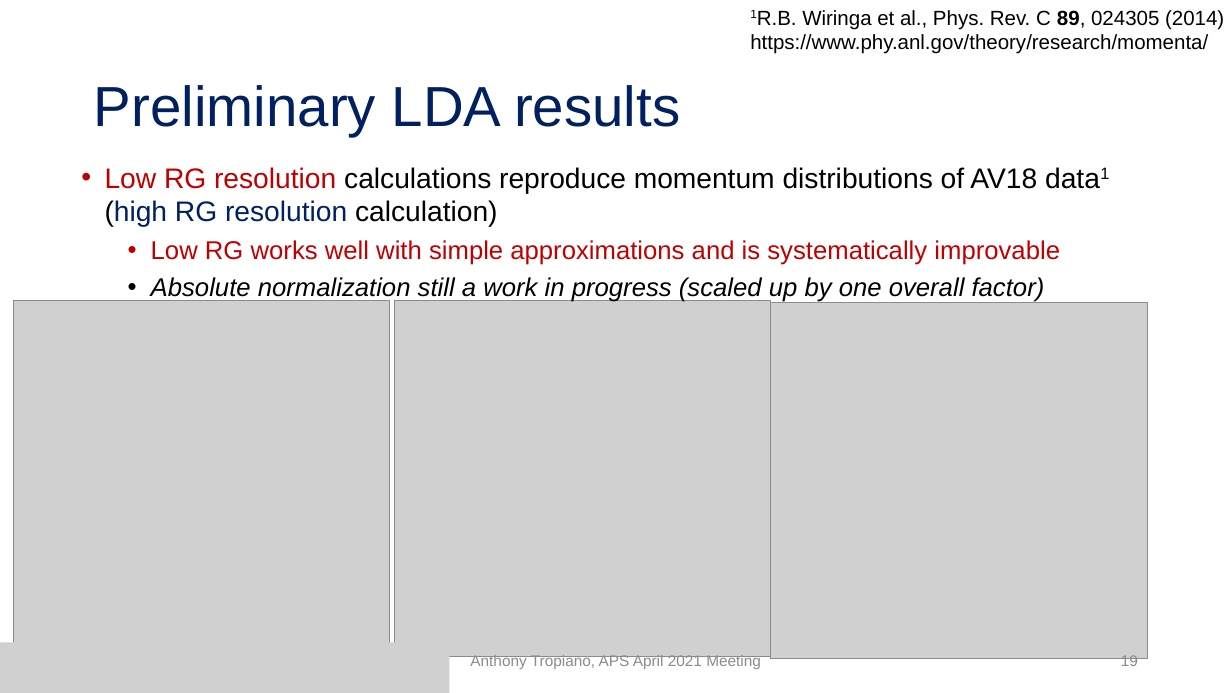
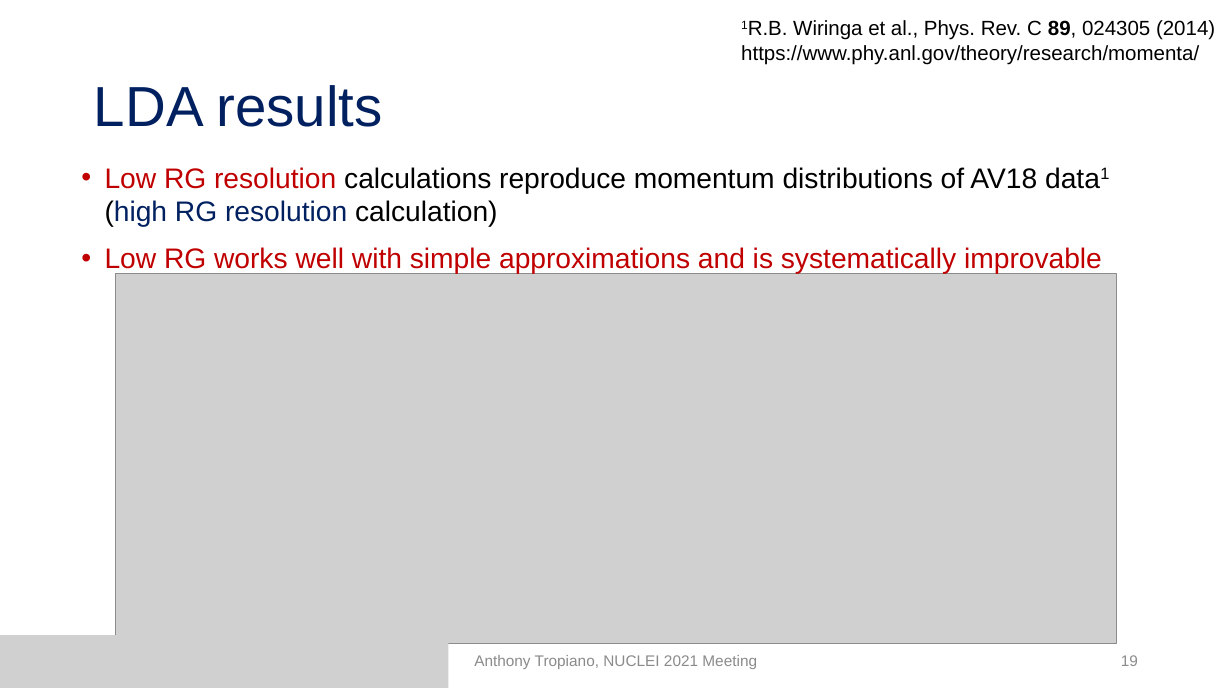
Before and after one commit to tropiano4/tropiano-srg, a slide deck: slide 19 of Presentations/NUCLEI_June2021/tropiano_nuclei_june2021.pptx. Drawn at 1232x693 pixels with LibreOffice and Linux fonts; fonts in the diff are those of the drawing; grey boxes stand for pictures. Boxes give left, top, right and bottom in pixels: in the first picture for what was removed or moved away, otherwise in the second. Text is boxed around its words. In the diff, an @@ line names an element or a change of style, - is before the commit and + after.

```diff
--- a/Presentations/NUCLEI_June2021/tropiano_nuclei_june2021.pptx
+++ b/Presentations/NUCLEI_June2021/tropiano_nuclei_june2021.pptx
@@ text "1R.B. Wiringa et al., Phys. ...": place and size @@
-text "1R.B. Wiringa et al., Phys. ..." at <box>750,10,1224,54</box>
+text "1R.B. Wiringa et al., Phys. ..." at <box>741,20,1215,65</box>
@@ title at <box>94,85,382,127</box>: text changed @@
-Preliminary LDA results
+LDA results
@@ text at <box>105,247,1102,274</box>: size 20 to 22 pt in "Low RG works well with simple approximations ..."; list level 2 to 1 in "Low RG works well with ..." @@
@@ picture added at <box>116,274,1117,643</box> @@
@@ text at <box>151,277,1045,303</box>: paragraph removed @@
-  • Absolute normalization still a work in progress (scaled up by one overall factor)
@@ picture removed at <box>13,300,390,656</box> @@
@@ picture removed at <box>395,300,772,656</box> @@
@@ picture removed at <box>771,303,1148,659</box> @@
@@ picture: place and size @@
-picture at <box>0,642,449,693</box>
+picture at <box>0,635,448,688</box>
@@ text at <box>474,655,757,669</box>: text changed @@
-Anthony Tropiano, APS April 2021 Meeting
+Anthony Tropiano, NUCLEI 2021 Meeting
```
Also in this commit, not shown: 23 other slides changed.
